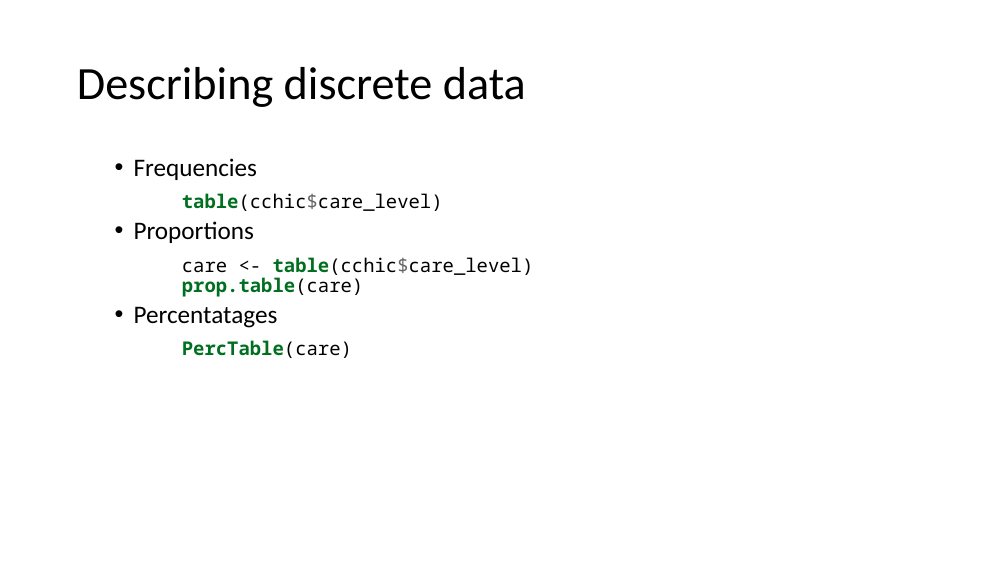
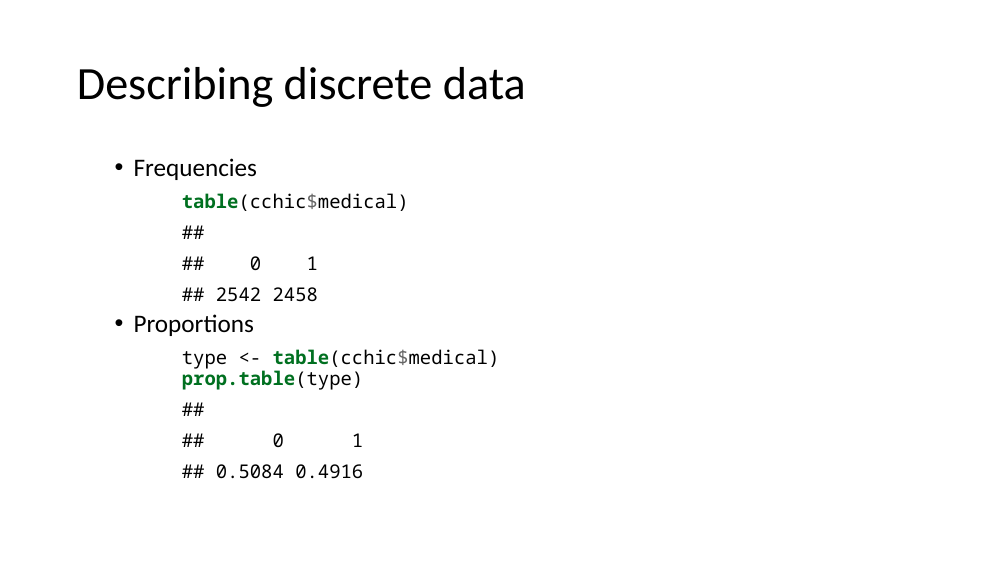
Before and after one commit to uclh-criu/learning-datascience, a slide deck: slide 21 of Workshops/Workshop6.pptx. Drawn at 1008x567 pixels with LibreOffice and Linux fonts; fonts in the diff are those of the drawing. Boxes give left, top, right and bottom in pixels: in the first picture for what was removed or moved away, otherwise in the second. Text is boxed around its words. In the diff, an @@ line names an element or a change of style, - is before the commit and + after.

Commit message:
changed to run on synthetic data.

```diff
--- a/Workshops/Workshop6.pptx
+++ b/Workshops/Workshop6.pptx
@@ text at box(182, 193, 409, 302): text changed @@
-table(cchic$care_level)
+table(cchic$medical)
+##
+## 0 1
+## 2542 2458
@@ text at box(182, 349, 500, 479): text changed @@
-care <- table(cchic$care_level)
-prop.table(care)
-  • Percentatages
-PercTable(care)
+type <- table(cchic$medical)
+prop.table(type)
+##
+## 0 1
+## 0.5084 0.4916
```
Also in this commit, not shown: 10 other slides changed, 1 slide added, 2 slides removed, 12 other files.
